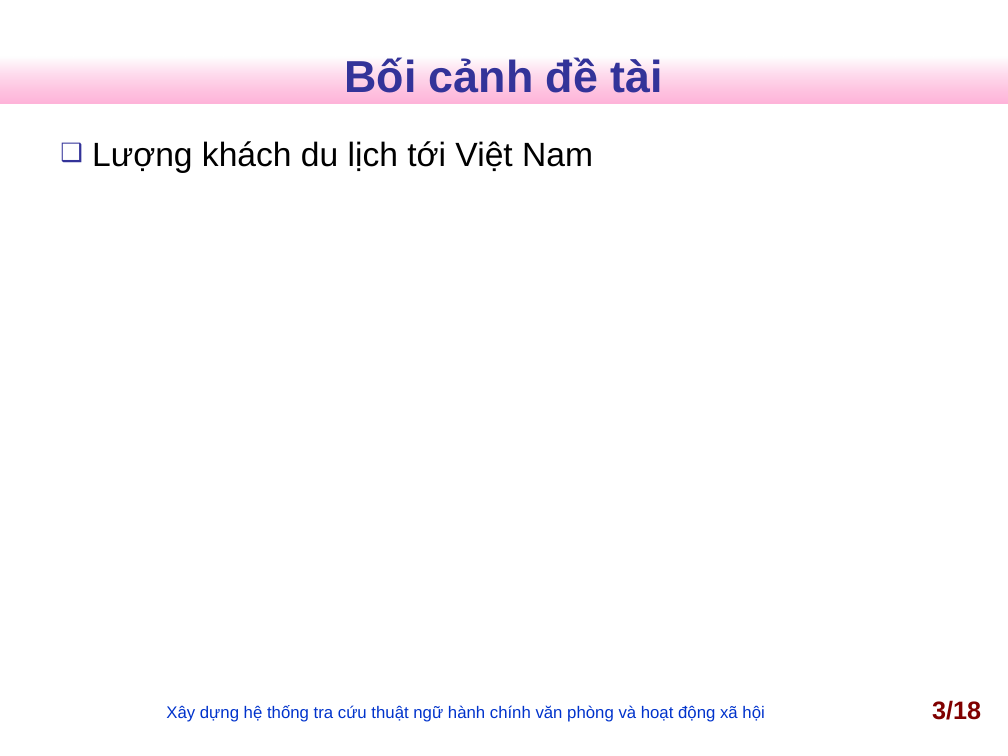
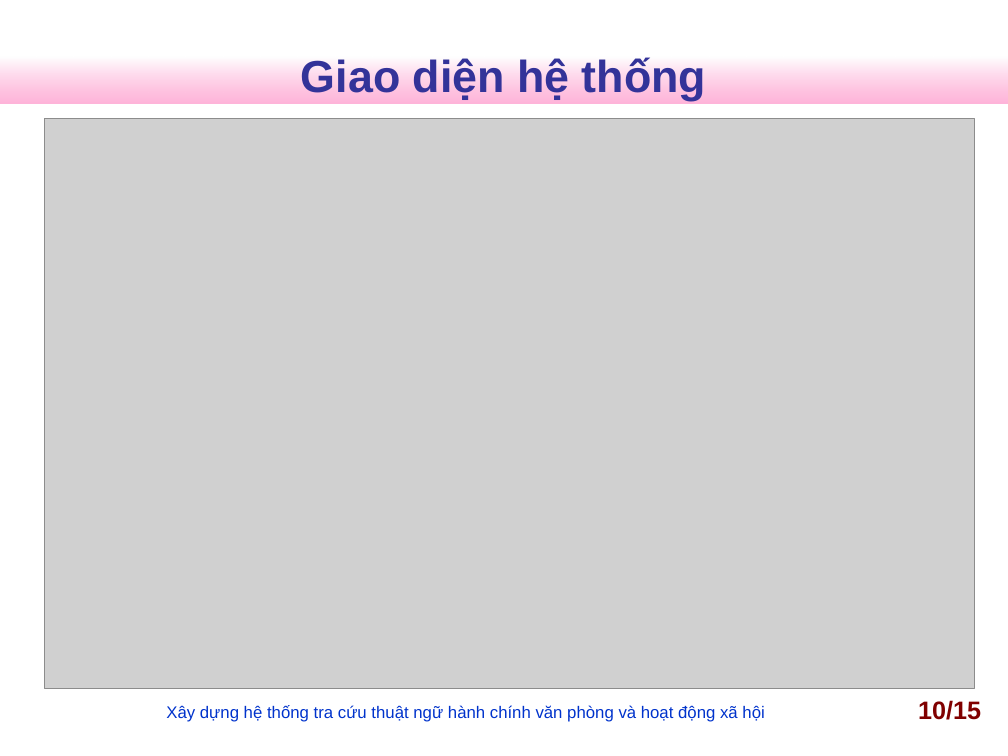
Before and after one commit to nguyentk90/tra-cuu-thuat-ngu-hanh-chinh, a slide deck: slide 10 of Documents/slideN2013.ppt (slide 3 before the commit). Drawn at 1008x756 pixels with LibreOffice and Linux fonts; fonts in the diff are those of the drawing; grey boxes stand for pictures; background and template pictures are left out. Boxes give left, top, right and bottom in pixels: in the first picture for what was removed or moved away, otherwise in the second. Text is boxed around its words. In the diff, an @@ line names an element or a change of style, - is before the commit and + after.

```diff
--- a/Documents/slideN2013.ppt
+++ b/Documents/slideN2013.ppt
@@ title at bbox=[301, 57, 706, 101]: text changed @@
-Bối cảnh đề tài
+Giao diện hệ thống
@@ picture added at bbox=[45, 119, 975, 688] @@
@@ text removed at bbox=[92, 141, 593, 173] @@
-❑ Lượng khách du lịch tới Việt Nam
@@ page number at bbox=[918, 700, 981, 720]: text changed @@
-3/18
+10/15
```
Also in this commit, not shown: 5 other slides changed, 8 slides added, 15 slides removed, 2 other files.
